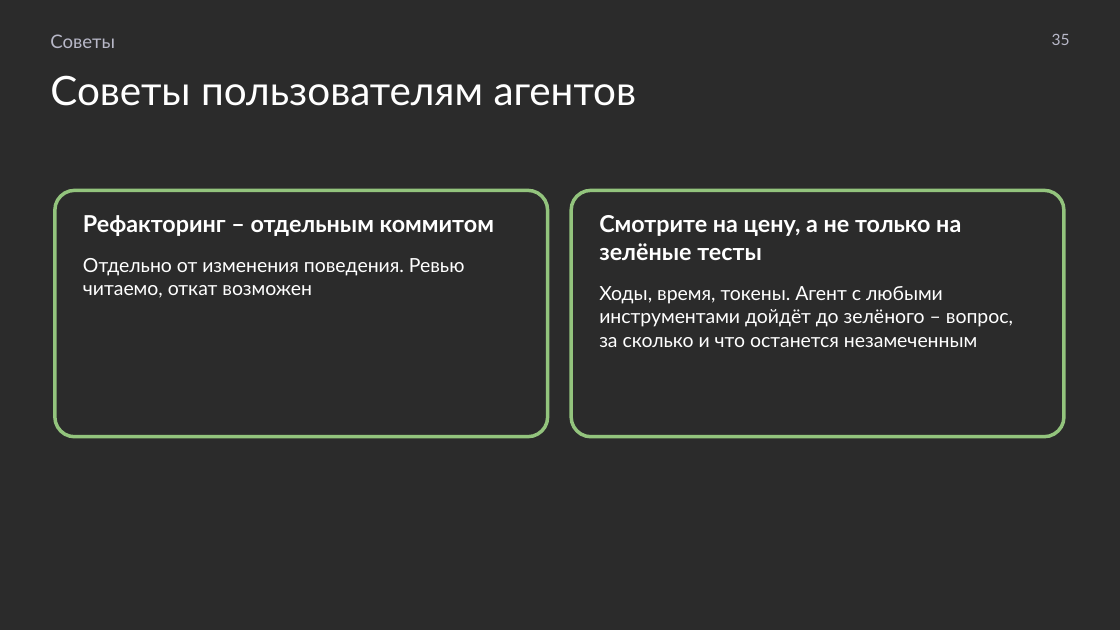
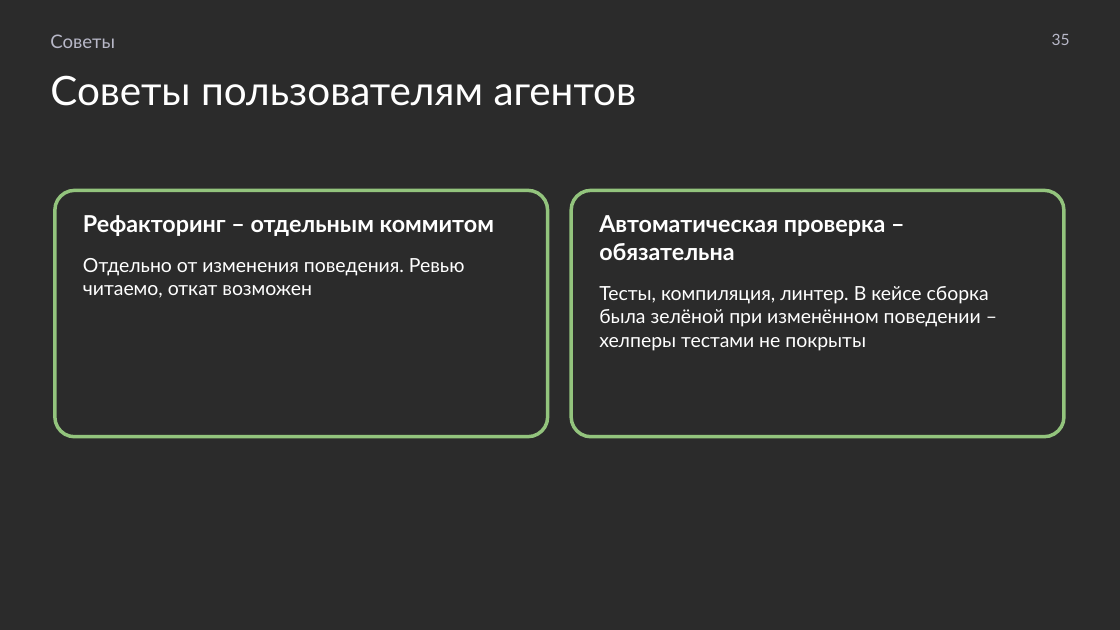
Before and after one commit to MchKosticyn/ide-refactoring-in-ai-agents, a slide deck: slide 35 of Доклад_ Рефакторинг в ИИ-агентах.pptx. Drawn at 1120x630 pixels with LibreOffice and Linux fonts; fonts in the diff are those of the drawing; background and template pictures are left out; a plain dark background stands for a picture behind light text. Boxes give left, top, right and bottom in pixels: in the first picture for what was removed or moved away, otherwise in the second. Text is boxed around its words. In the diff, an @@ line names an element or a change of style, - is before the commit and + after.

```diff
--- a/Доклад_ Рефакторинг в ИИ-агентах.pptx
+++ b/Доклад_ Рефакторинг в ИИ-агентах.pptx
@@ text in rounded rectangle at <box>599,215,989,351</box>: text changed @@
-Смотрите на цену, а не только на зелёные тесты
-Ходы, время, токены. Агент с любыми инструментами дойдёт до зелёного – вопрос, за сколько и что останется незамеченным
+Автоматическая проверка – обязательна
+Тесты, компиляция, линтер. В кейсе сборка была зелёной при изменённом поведении – хелперы тестами не покрыты
```
Also in this commit, not shown: 8 other slides changed, 1 slide removed, 2 other files.
